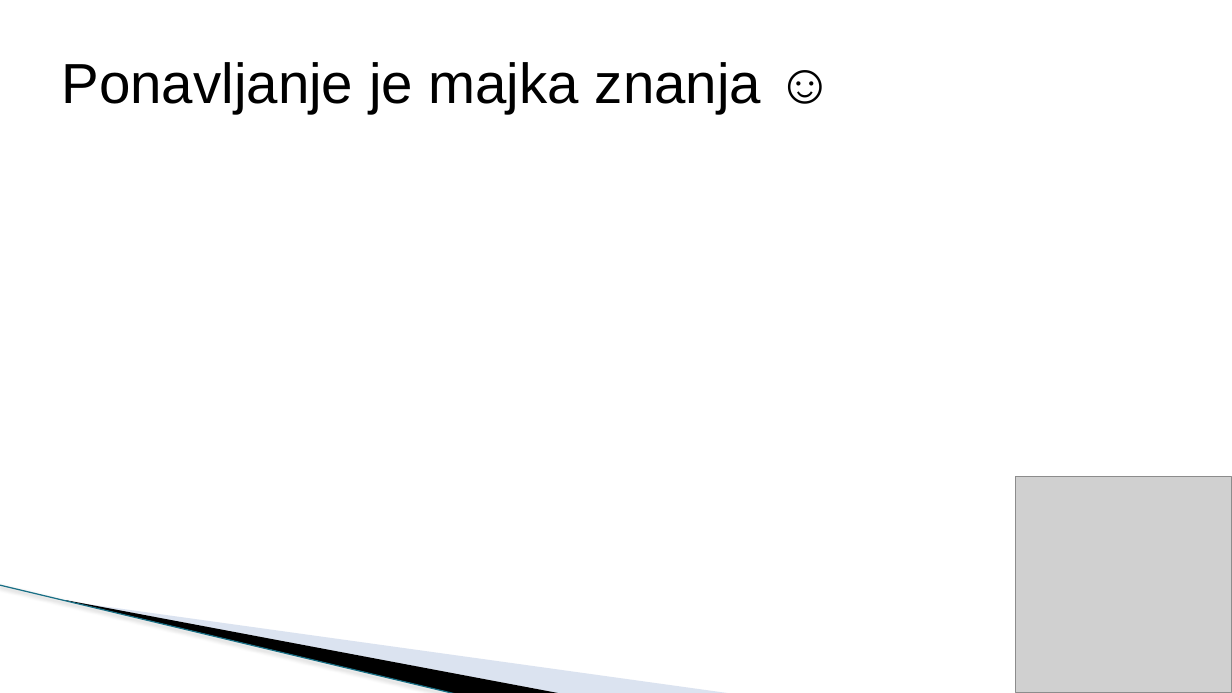
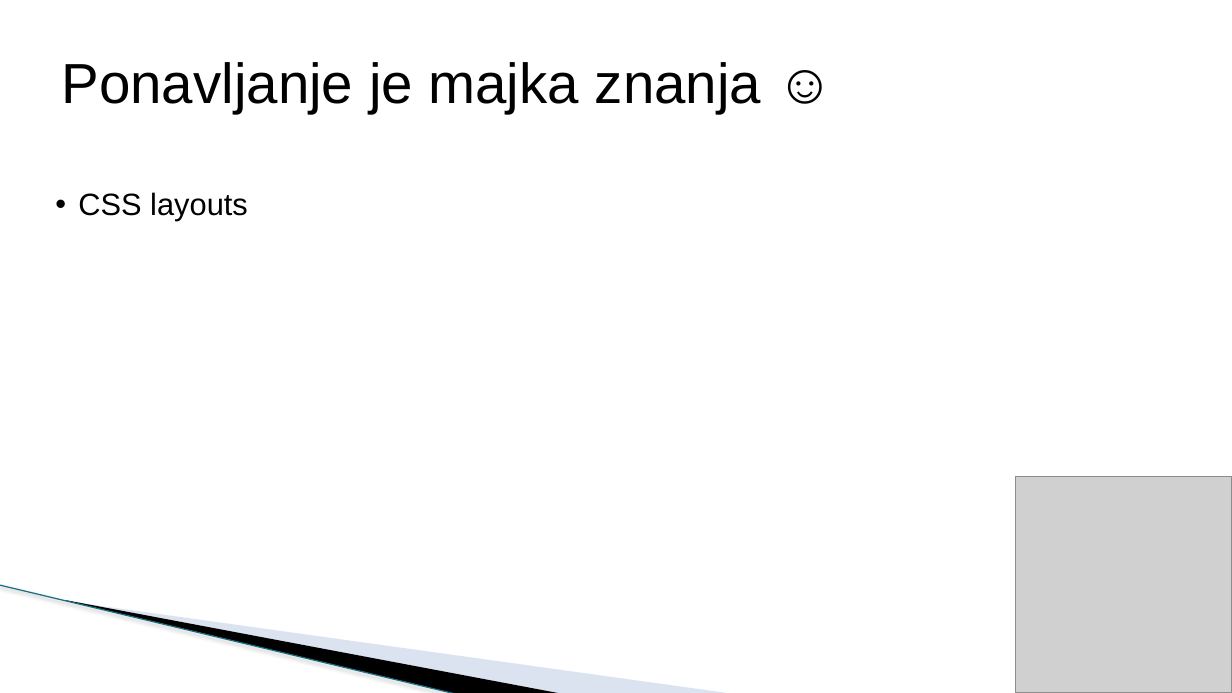
Before and after one commit to todalexcode/kurs-front-end, a slide deck: slide 3 of sesija-25/PPT/Front-End Developer-25.pptx. Drawn at 1232x693 pixels with LibreOffice and Linux fonts; fonts in the diff are those of the drawing; grey boxes stand for pictures; background and template pictures are left out. Boxes give left, top, right and bottom in pixels: in the first picture for what was removed or moved away, otherwise in the second. Text is boxed around its words. In the diff, an @@ line names an element or a change of style, - is before the commit and + after.

```diff
--- a/sesija-25/PPT/Front-End Developer-25.pptx
+++ b/sesija-25/PPT/Front-End Developer-25.pptx
@@ text added at box(78, 192, 248, 221), 24 pt, text #000000 @@
+  • CSS layouts
```
Also in this commit, not shown: 1 other slide changed, 12 slides added, 1 slide removed, 8 other files.
